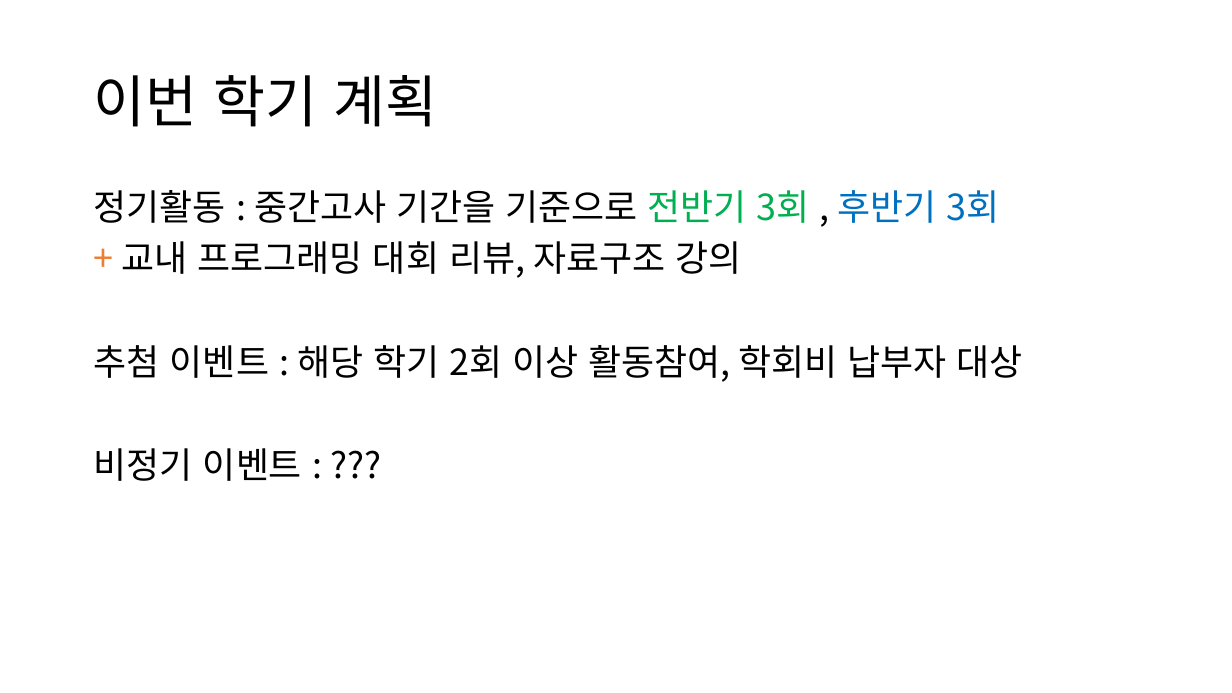
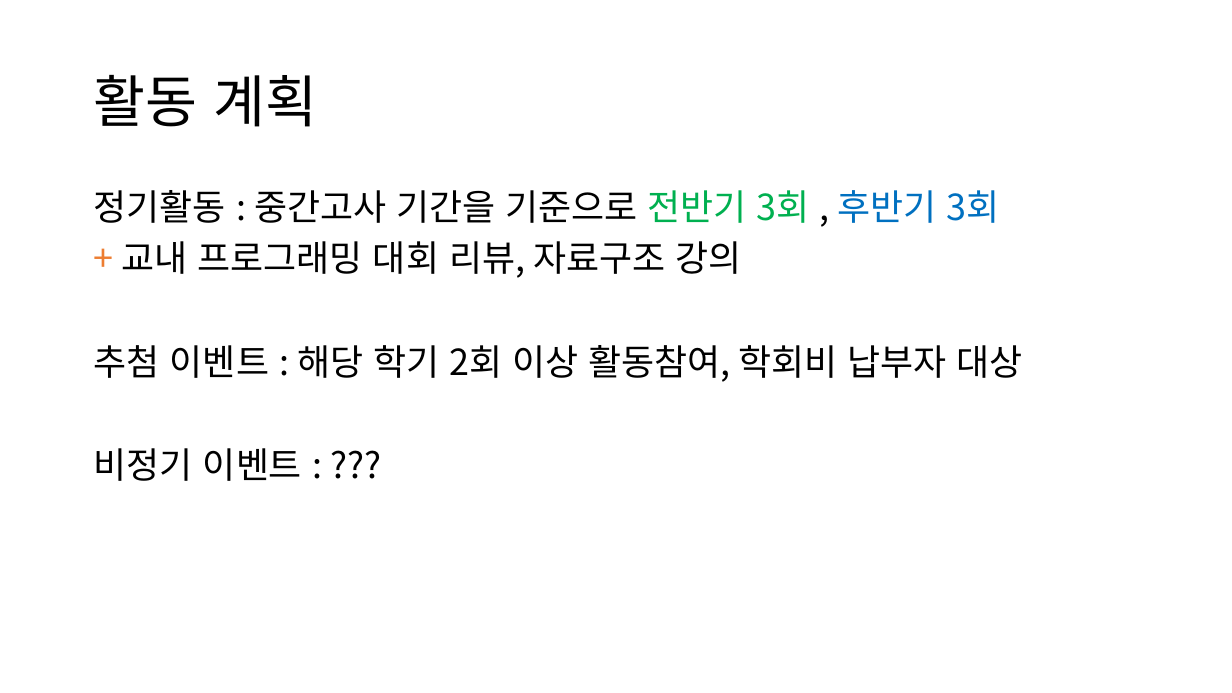
Before and after one commit to jm-kor-00/Seed_23-2nd, a slide deck: slide 2 of 2023 - 2학기 계획.pptx. Drawn at 1232x693 pixels with LibreOffice and Linux fonts; fonts in the diff are those of the drawing. Boxes give left, top, right and bottom in pixels: in the first picture for what was removed or moved away, otherwise in the second. Text is boxed around its words. In the diff, an @@ line names an element or a change of style, - is before the commit and + after.

```diff
--- a/2023 - 2학기 계획.pptx
+++ b/2023 - 2학기 계획.pptx
@@ title at box(94, 75, 318, 127): text changed @@
-이번 학기 계획
+활동 계획
```
Also in this commit, not shown: 4 other slides changed, 1 other file.
